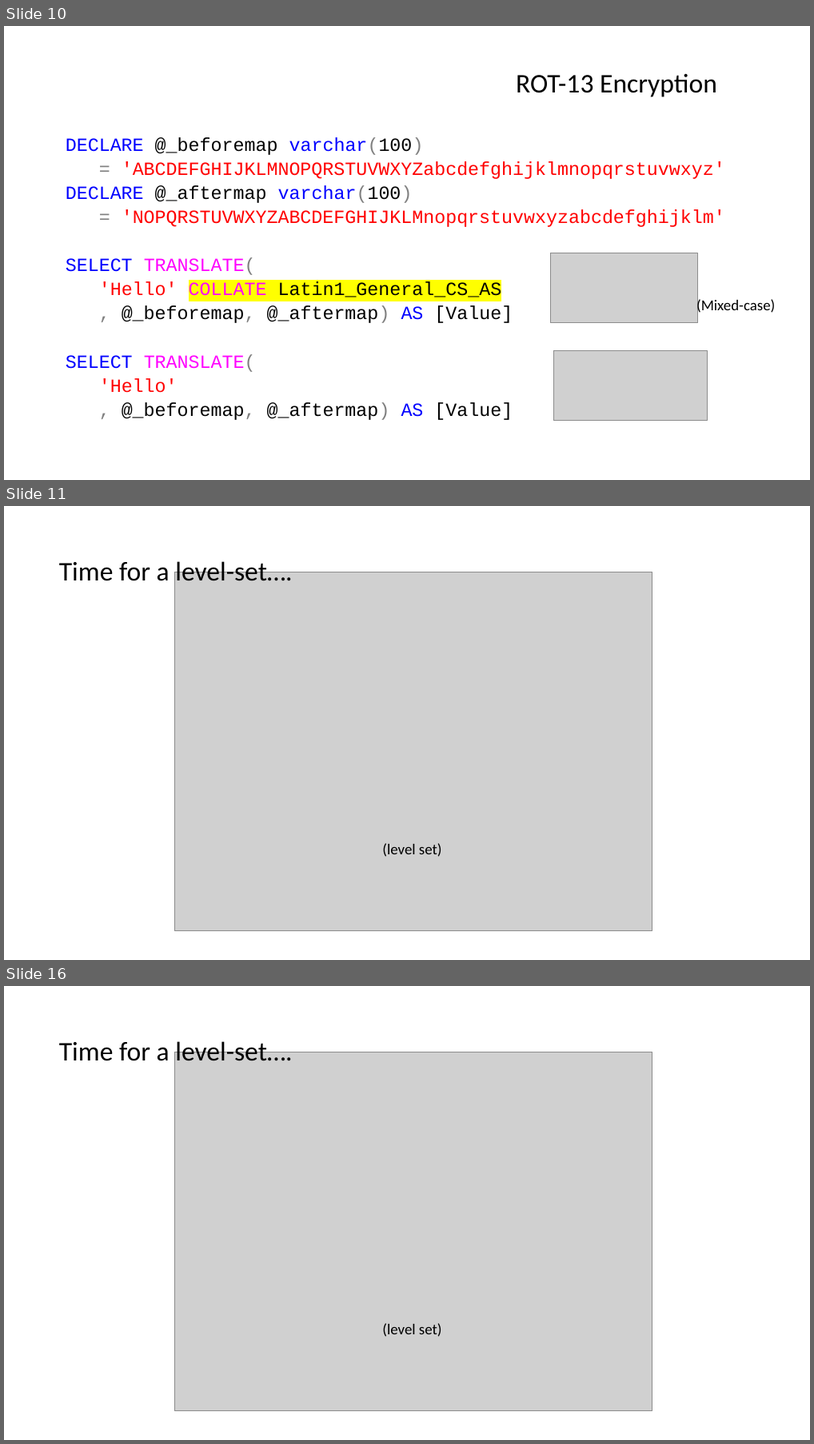
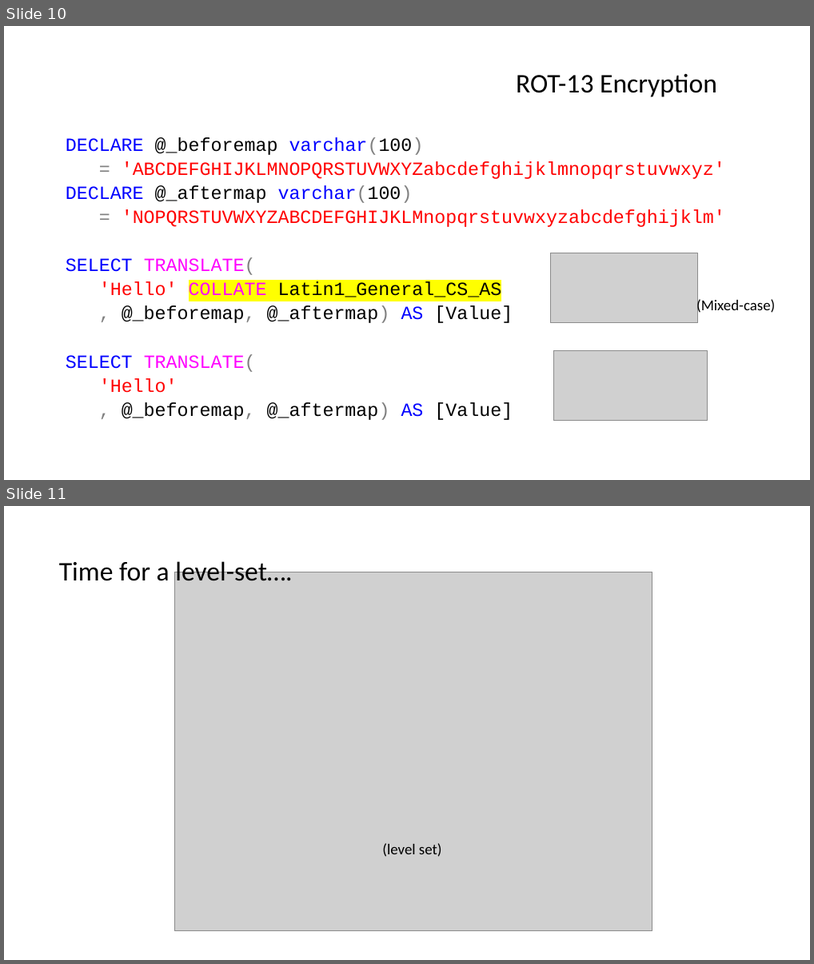
Before and after one commit to jbfoushee/MyPresentations, a slide deck: TSQL_Translate_Operator/TSQL Translate.pptx. Shown one above the other, each under a label of ours: slides 10, 11 and 16 before the commit, slides 10 and 11 after it; the slides between them are not shown. The pictures are 814x1444 and 814x964 pixels, drawn with LibreOffice and Linux fonts; fonts in the diff are those of the drawing; grey boxes stand for pictures. Boxes give left, top, right and bottom in pixels: in the first picture for what was removed or moved away, otherwise in the second. Text is boxed around its words. In the diff, an @@ line names an element or a change of style, - is before the commit and + after.

```diff
--- a/TSQL_Translate_Operator/TSQL Translate.pptx
+++ b/TSQL_Translate_Operator/TSQL Translate.pptx
@@ slide 11 removed at bbox=[4, 506, 810, 960], background #FFFFFF @@
@@ text removed at bbox=[59, 558, 292, 581] @@
-Time for a level-set….
@@ picture removed at bbox=[174, 572, 653, 931] @@
@@ text removed at bbox=[382, 843, 442, 856] @@
-(level set)
@@ what was slide 16 is now slide 11 @@
```
Also in this commit, not shown: 1 slide changed, 4 other slides removed, 2 other files.
